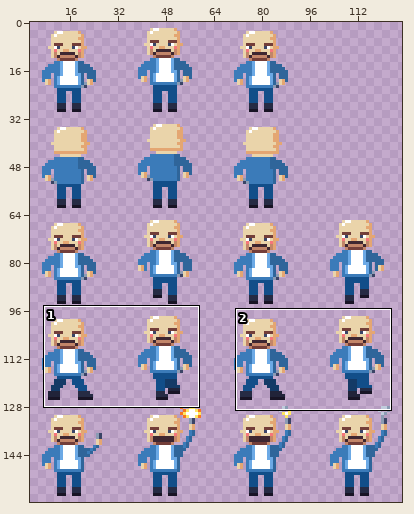
Two states of a pixel-art file, assets/textures/characters/persuasiakas_32.aseprite. The picture above shows the old version from afar; the outline marks the close-up.
Close-up. Earlier state:
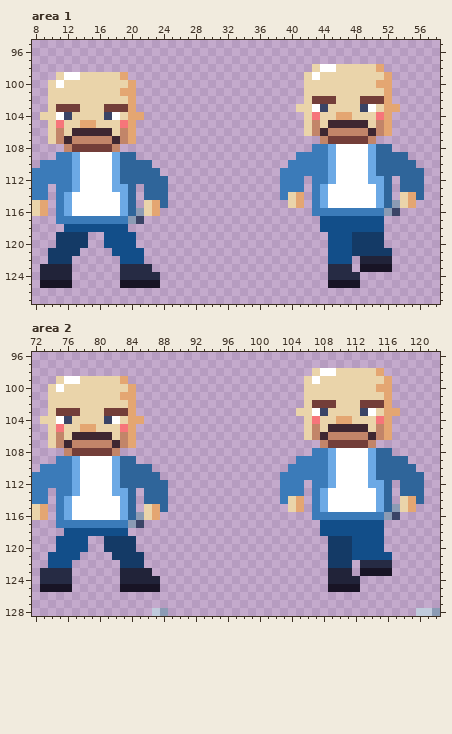
128x160 pixels, 1 frame. Shown: area 1: x 8..58, y 95..127; area 2: x 72..122, y 96..128. The wide view leaves out empty margins.
Once edited:
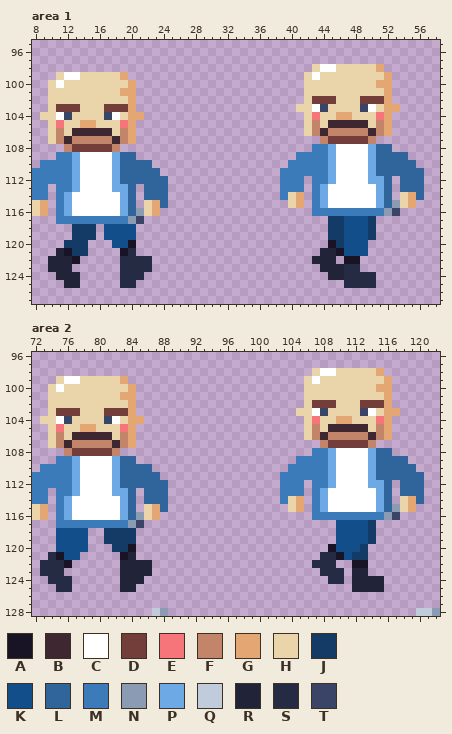
Palette (. is transparent): A #181425  B #3e2731  C #ffffff  D #733e39  E #f6757a  F #c28569  G #e4a672  H #ead4aa  J #143a66  K #124e89  L #2f659a  M #3b7bb9  N #8b9bb4  P #6ca9e5  Q #c0cbdc  R #212339  S #262b44  T #3a4466
The exact change:
{"where": "area 1"}
{"y":117,"x":44,"old":"KKK","new":".JJ"}
{"y":117,"x":50,"old":"KK","new":"J."}
{"y":118,"x":12,"old":"KKKKK","new":".JJJ."}
{"y":118,"x":20,"old":".","new":"K"}
{"y":118,"x":44,"old":"KKK","new":".JJ"}
{"y":118,"x":50,"old":"KK","new":"J."}
{"y":119,"x":11,"old":"JJ","new":".."}
{"y":119,"x":15,"old":".","new":"J"}
{"y":119,"x":45,"old":"KK","new":"JJ"}
{"y":119,"x":48,"old":"JJ","new":"KK"}
{"y":119,"x":51,"old":"J","new":"."}
{"y":120,"x":11,"old":"J","new":"."}
{"y":120,"x":17,"old":"K","new":"."}
{"y":120,"x":20,"old":"K","new":"A"}
{"y":120,"x":45,"old":"KK","new":"AJ"}
{"y":120,"x":48,"old":"JJJJ","new":"KK.."}
{"y":121,"x":10,"old":"JJJ","new":".RA"}
{"y":121,"x":14,"old":".","new":"J"}
{"y":121,"x":18,"old":"KKKK","new":".AS."}
{"y":121,"x":44,"old":".KK","new":"RRA"}
{"y":121,"x":48,"old":"JJJJJ","new":"KK..."}
{"y":122,"x":10,"old":"JJJ.","new":"RRRA"}
{"y":122,"x":19,"old":"KKK.","new":"SSSS"}
{"y":122,"x":43,"old":"..KKK.RRRR","new":"RRR.AA...."}
{"y":123,"x":9,"old":"R","new":"."}
{"y":123,"x":44,"old":".SS","new":"RRR"}
{"y":123,"x":48,"old":".AAAA","new":"S...."}
{"y":124,"x":9,"old":"RR","new":".."}
{"y":124,"x":13,"old":".","new":"R"}
{"y":124,"x":22,"old":"SS","new":".."}
{"y":124,"x":45,"old":"SS","new":"RR"}
{"y":124,"x":49,"old":"..","new":"SS"}
{"y":125,"x":9,"old":"AAAA.","new":"...RR"}
{"y":125,"x":19,"old":"AAAAA","new":"SS..."}
{"y":125,"x":45,"old":"AAAA..","new":"..SSSS"}
{"where": "area 2"}
{"y":117,"x":108,"old":"KK","new":".."}
{"y":117,"x":114,"old":"KK","new":"J."}
{"y":118,"x":75,"old":".","new":"K"}
{"y":118,"x":79,"old":"KKKKK.","new":"..JJJJ"}
{"y":118,"x":108,"old":"KK","new":".."}
{"y":118,"x":114,"old":"KK","new":"J."}
{"y":119,"x":109,"old":"JJJ","new":".KK"}
{"y":119,"x":114,"old":"KK","new":"J."}
{"y":120,"x":81,"old":"J","new":"."}
{"y":120,"x":84,"old":"J","new":"A"}
{"y":120,"x":109,"old":"JJJ","new":"AKK"}
{"y":120,"x":113,"old":"KKK","new":"J.."}
{"y":121,"x":74,"old":"KK","new":"SA"}
{"y":121,"x":82,"old":"JJJJ","new":".AR."}
{"y":121,"x":108,"old":".JJJKKKKK","new":"SSAKJJ..."}
{"y":122,"x":73,"old":".KKK","new":"SSSA"}
{"y":122,"x":83,"old":"JJJ.","new":"RRRR"}
{"y":122,"x":107,"old":"..JJJ.SSSS","new":"SSS..AA..."}
{"y":123,"x":76,"old":"S","new":"."}
{"y":123,"x":108,"old":".RRR.AAAA","new":"SSS.RR..."}
{"y":124,"x":73,"old":"S","new":"."}
{"y":124,"x":86,"old":"RR","new":".."}
{"y":124,"x":109,"old":"RRR","new":"SS."}
{"y":124,"x":113,"old":"...","new":"RRR"}
{"y":125,"x":73,"old":"AAAA","new":"..SS"}
{"y":125,"x":83,"old":"AAAAA","new":"RR..."}
{"y":125,"x":109,"old":"AAAA...","new":"...RRRR"}
{"label":"changed","picture_box":[312,216,392,288]}
{"label":"changed","picture_box":[40,224,160,288]}
{"label":"changed","picture_box":[312,520,392,592]}
{"label":"changed","picture_box":[40,528,160,592]}
